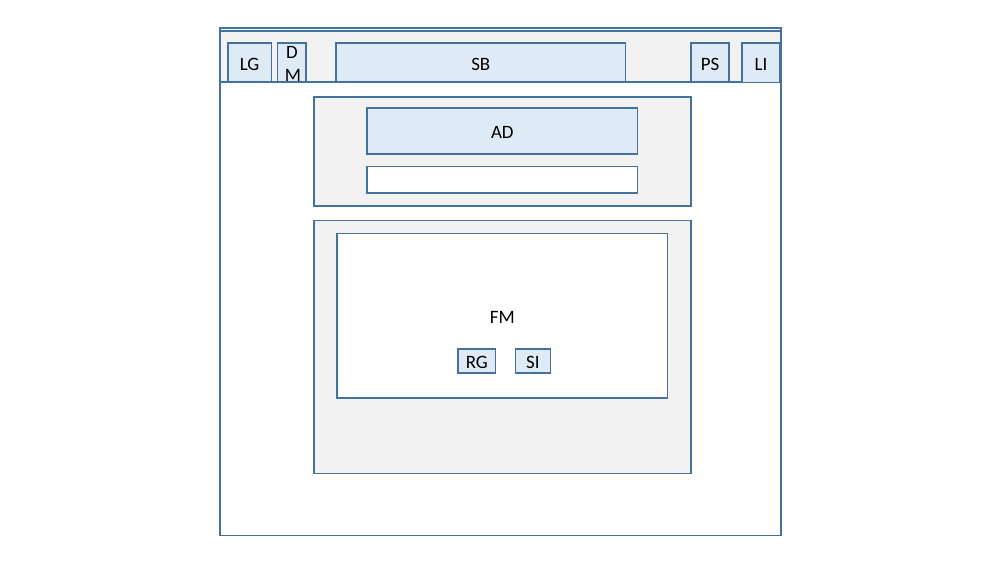
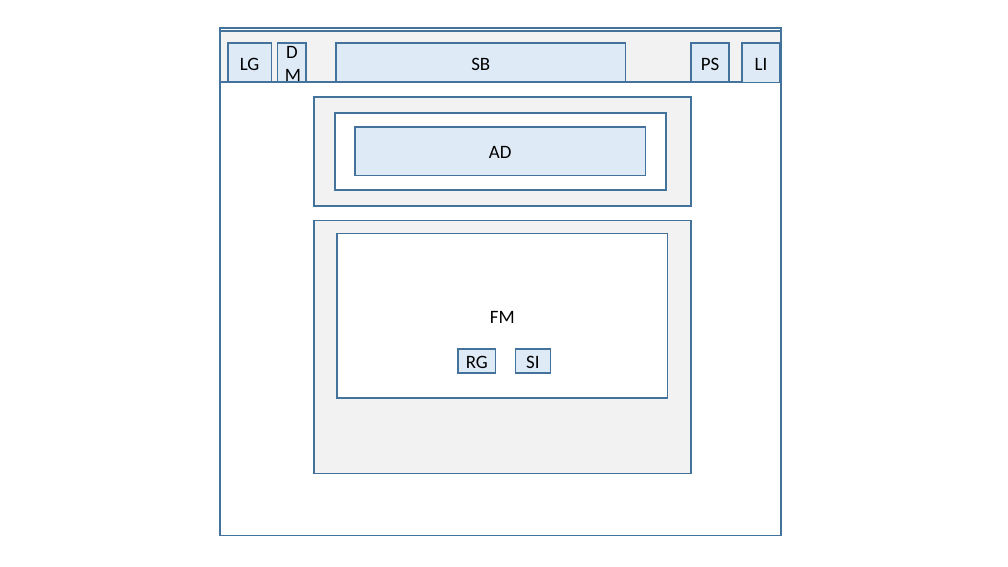
Before and after one commit to ThrownDice/UB, a slide deck: slide 8 of doc/layout(specification_in_slideNote).pptx (slide 7 before the commit). Drawn at 1008x567 pixels with LibreOffice and Linux fonts; fonts in the diff are those of the drawing. Boxes give left, top, right and bottom in pixels: in the first picture for what was removed or moved away, otherwise in the second. Text is boxed around its words. In the diff, an @@ line names an element or a change of style, - is before the commit and + after.

```diff
--- a/doc/layout(specification_in_slideNote).pptx
+++ b/doc/layout(specification_in_slideNote).pptx
@@ rectangle: place and size @@
-rectangle at (367,166,637,194)
+rectangle at (335,113,666,190)
@@ rectangle "AD": place and size @@
-rectangle "AD" at (367,108,637,154)
+rectangle "AD" at (355,127,646,175)
```
Also in this commit, not shown: 1 slide added, 6 other files.
